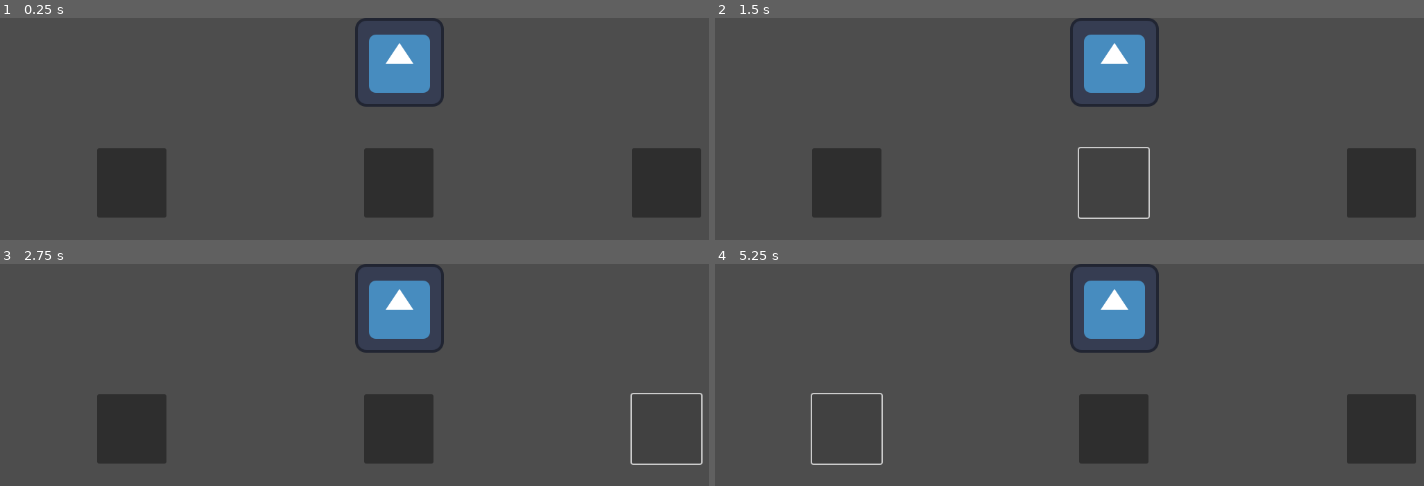
Above: before the commit, frames 1-4 (two rows, left to right).
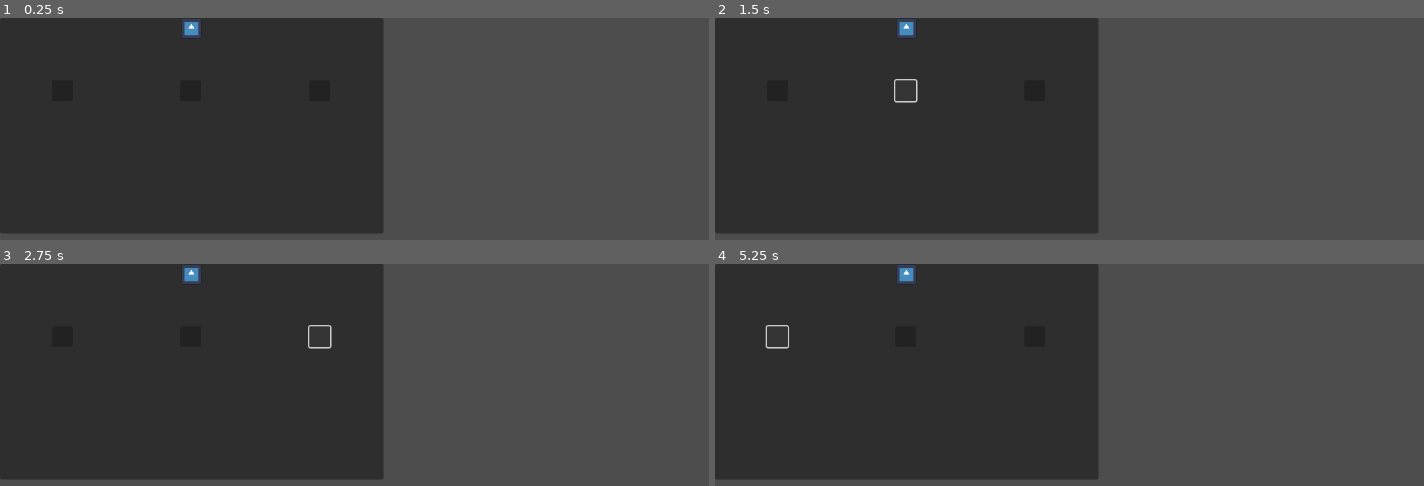
Above: after the commit, the same moments.

Repository: Nasghul101/QuizBattles
Game: Godot game, scene res://scenes/ui/components/result_component.tscn
The game is run twice, just before and just after one commit, with the same random seed, the same clock (stepped at 60 frames per second) and the same inputs. Before the commit the project has no main scene; this scene is started directly in both runs. The engine's default icon, where the game draws it, is replaced by a stand-in: a white triangle on a blue panel in a dark square.
Inputs (mouse positions are in pixels of both pictures, inside the frame that each line leads up to; where the layout moved, square brackets give the same spot in the first picture):
- Up to frame 1 (0.25 s): no input
- Up to frame 2 (1.5 s): click (778, 91) [849, 182] at 0.5 s; click (906, 91) [1112, 182] at 1.25 s
- Up to frame 3 (2.75 s): click (319, 337) [666, 428] at 2 s
- Up to frame 4 (5.25 s): click (778, 337) [849, 428] at 2.75 s; click (906, 337) [1112, 428] at 3.5 s; click (1034, 337) [1381, 428] at 4.25 s; click (778, 337) [849, 428] at 5 s

The runs differ from the first frame. In frame 1, 55% of the frame differs, in the area x 0-99%, y 0-97%; in frame 2, 53%; in frame 3, 52%; in frame 4, 55%.
Error in both runs: Out of bounds get index '0' (on base: 'Array') (res://scenes/ui/components/result_component.gd:109)

Commit message:
setup screen and gameplay screen creation and proposal

Diff:
--- a/project.godot
+++ b/project.godot
@@ -11,5 +11,6 @@
 [application]
 
 config/name="quizduell"
+run/main_scene="uid://mhewb3r1p5f0"
 config/features=PackedStringArray("4.5", "Forward Plus")
 config/icon="res://icon.svg"
--- a/scenes/ui/components/result_component.gd
+++ b/scenes/ui/components/result_component.gd
@@ -1,4 +1,4 @@
-extends Control
+extends PanelContainer
 ## Result component for displaying round outcomes
 ##
 ## A reusable UI component that displays a category summary with answer outcomes
--- a/scenes/ui/components/result_component.tscn
+++ b/scenes/ui/components/result_component.tscn
@@ -3,50 +3,48 @@
 [ext_resource type="Texture2D" uid="uid://pv35sp2h3w1p" path="res://icon.svg" id="1_i2ipg"]
 [ext_resource type="Script" uid="uid://cefdono8km11m" path="res://scenes/ui/components/result_component.gd" id="1_script"]
 
-[node name="ResultComponent" type="Control"]
-layout_mode = 3
-anchors_preset = 15
-anchor_right = 1.0
-anchor_bottom = 1.0
+[node name="ResultComponent" type="PanelContainer"]
+anchors_preset = -1
+anchor_right = 0.48000002
+anchor_bottom = 0.48000002
+offset_right = -0.07110596
+offset_bottom = -0.040008545
 grow_horizontal = 2
 grow_vertical = 2
 script = ExtResource("1_script")
+metadata/_edit_use_anchors_ = true
 
 [node name="VBoxContainer" type="VBoxContainer" parent="."]
-layout_mode = 1
-anchors_preset = 15
-anchor_right = 1.0
-anchor_bottom = 1.0
-grow_horizontal = 2
-grow_vertical = 2
+layout_mode = 2
 theme_override_constants/separation = 60
 
 [node name="CategorySymbol" type="TextureRect" parent="VBoxContainer"]
 unique_name_in_owner = true
-custom_minimum_size = Vector2(100, 100)
+custom_minimum_size = Vector2(30, 30)
 layout_mode = 2
 size_flags_horizontal = 4
 size_flags_vertical = 0
 texture = ExtResource("1_i2ipg")
+expand_mode = 1
 
 [node name="AnswerButtonContainer" type="HBoxContainer" parent="VBoxContainer"]
 unique_name_in_owner = true
 layout_mode = 2
 
 [node name="AnswerButton1" type="Button" parent="VBoxContainer/AnswerButtonContainer"]
-custom_minimum_size = Vector2(100, 100)
+custom_minimum_size = Vector2(30, 30)
 layout_mode = 2
 size_flags_horizontal = 6
 size_flags_vertical = 4
 
 [node name="AnswerButton2" type="Button" parent="VBoxContainer/AnswerButtonContainer"]
-custom_minimum_size = Vector2(100, 100)
+custom_minimum_size = Vector2(30, 30)
 layout_mode = 2
 size_flags_horizontal = 6
 size_flags_vertical = 4
 
 [node name="AnswerButton3" type="Button" parent="VBoxContainer/AnswerButtonContainer"]
-custom_minimum_size = Vector2(100, 100)
+custom_minimum_size = Vector2(30, 30)
 layout_mode = 2
 size_flags_horizontal = 6
 size_flags_vertical = 4
--- /dev/null
+++ b/scenes/ui/gameplay_screen.tscn
@@ -0,0 +1,9 @@
+[gd_scene format=3 uid="uid://ctegsm4qv7ren"]
+
+[node name="GameplayScreen" type="Control"]
+layout_mode = 3
+anchors_preset = 15
+anchor_right = 1.0
+anchor_bottom = 1.0
+grow_horizontal = 2
+grow_vertical = 2
--- /dev/null
+++ b/scenes/ui/result_screen.tscn
@@ -0,0 +1,98 @@
+[gd_scene load_steps=2 format=3 uid="uid://b1e44akqxjl"]
+
+[ext_resource type="PackedScene" uid="uid://cx7jsysa3rfi4" path="res://scenes/ui/components/result_component.tscn" id="1_3ubwy"]
+
+[node name="ResultScreen" type="Control"]
+layout_mode = 3
+anchors_preset = 15
+anchor_right = 1.0
+anchor_bottom = 1.0
+grow_horizontal = 2
+grow_vertical = 2
+
+[node name="MarginContainer" type="MarginContainer" parent="."]
+layout_mode = 1
+anchors_preset = 15
+anchor_right = 1.0
+anchor_bottom = 1.0
+grow_horizontal = 2
+grow_vertical = 2
+theme_override_constants/margin_top = 30
+theme_override_constants/margin_bottom = 30
+
+[node name="HBoxContainer" type="HBoxContainer" parent="MarginContainer"]
+layout_mode = 2
+theme_override_constants/separation = 64
+alignment = 1
+
+[node name="VBoxContainer" type="VBoxContainer" parent="MarginContainer/HBoxContainer"]
+layout_mode = 2
+alignment = 1
+
+[node name="ResultL1" parent="MarginContainer/HBoxContainer/VBoxContainer" instance=ExtResource("1_3ubwy")]
+custom_minimum_size = Vector2(100, 100)
+layout_mode = 2
+size_flags_horizontal = 0
+size_flags_vertical = 6
+
+[node name="ResultL2" parent="MarginContainer/HBoxContainer/VBoxContainer" instance=ExtResource("1_3ubwy")]
+custom_minimum_size = Vector2(100, 100)
+layout_mode = 2
+size_flags_horizontal = 0
+size_flags_vertical = 6
+
+[node name="ResultL3" parent="MarginContainer/HBoxContainer/VBoxContainer" instance=ExtResource("1_3ubwy")]
+custom_minimum_size = Vector2(100, 100)
+layout_mode = 2
+size_flags_horizontal = 0
+size_flags_vertical = 6
+
+[node name="ResultL4" parent="MarginContainer/HBoxContainer/VBoxContainer" instance=ExtResource("1_3ubwy")]
+custom_minimum_size = Vector2(100, 100)
+layout_mode = 2
+size_flags_horizontal = 0
+size_flags_vertical = 6
+
+[node name="ResultL5" parent="MarginContainer/HBoxContainer/VBoxContainer" instance=ExtResource("1_3ubwy")]
+custom_minimum_size = Vector2(100, 100)
+layout_mode = 2
+size_flags_horizontal = 0
+size_flags_vertical = 6
+
+[node name="Label" type="Label" parent="MarginContainer/HBoxContainer"]
+layout_mode = 2
+size_flags_vertical = 0
+text = "Results"
+
+[node name="VBoxContainer2" type="VBoxContainer" parent="MarginContainer/HBoxContainer"]
+layout_mode = 2
+
+[node name="ResultR1" parent="MarginContainer/HBoxContainer/VBoxContainer2" instance=ExtResource("1_3ubwy")]
+custom_minimum_size = Vector2(100, 100)
+layout_mode = 2
+size_flags_horizontal = 0
+size_flags_vertical = 6
+
+[node name="ResultR2" parent="MarginContainer/HBoxContainer/VBoxContainer2" instance=ExtResource("1_3ubwy")]
+custom_minimum_size = Vector2(100, 100)
+layout_mode = 2
+size_flags_horizontal = 0
+size_flags_vertical = 6
+
+[node name="ResultR3" parent="MarginContainer/HBoxContainer/VBoxContainer2" instance=ExtResource("1_3ubwy")]
+custom_minimum_size = Vector2(100, 100)
+layout_mode = 2
+size_flags_horizontal = 0
+size_flags_vertical = 6
+
+[node name="ResultR4" parent="MarginContainer/HBoxContainer/VBoxContainer2" instance=ExtResource("1_3ubwy")]
+custom_minimum_size = Vector2(100, 100)
+layout_mode = 2
+size_flags_horizontal = 0
+size_flags_vertical = 6
+
+[node name="ResultR5" parent="MarginContainer/HBoxContainer/VBoxContainer2" instance=ExtResource("1_3ubwy")]
+custom_minimum_size = Vector2(100, 100)
+layout_mode = 2
+size_flags_horizontal = 0
+size_flags_vertical = 6
--- /dev/null
+++ b/scenes/ui/setup_screen.tscn
@@ -0,0 +1,93 @@
+[gd_scene format=3 uid="uid://mhewb3r1p5f0"]
+
+[node name="SetupScreen" type="Control"]
+layout_mode = 3
+anchors_preset = 15
+anchor_right = 1.0
+anchor_bottom = 1.0
+grow_horizontal = 2
+grow_vertical = 2
+
+[node name="VBoxContainer" type="VBoxContainer" parent="."]
+layout_mode = 1
+anchors_preset = 15
+anchor_right = 1.0
+anchor_bottom = 1.0
+grow_horizontal = 2
+grow_vertical = 2
+theme_override_constants/separation = 30
+
+[node name="Label" type="Label" parent="VBoxContainer"]
+layout_mode = 2
+theme_override_font_sizes/font_size = 36
+text = "Game Options"
+horizontal_alignment = 1
+vertical_alignment = 1
+
+[node name="MarginContainer" type="MarginContainer" parent="VBoxContainer"]
+layout_mode = 2
+theme_override_constants/margin_left = 10
+theme_override_constants/margin_right = 10
+
+[node name="HBoxContainer" type="HBoxContainer" parent="VBoxContainer/MarginContainer"]
+layout_mode = 2
+theme_override_constants/separation = 100
+
+[node name="NumberOfRounds" type="Label" parent="VBoxContainer/MarginContainer/HBoxContainer"]
+layout_mode = 2
+size_flags_horizontal = 8
+text = "Number of Rounds:"
+vertical_alignment = 1
+
+[node name="HSlider" type="HSlider" parent="VBoxContainer/MarginContainer/HBoxContainer"]
+custom_minimum_size = Vector2(0, 30)
+layout_mode = 2
+size_flags_horizontal = 3
+size_flags_vertical = 1
+max_value = 6.0
+value = 5.0
+
+[node name="Amount" type="Label" parent="VBoxContainer/MarginContainer/HBoxContainer"]
+custom_minimum_size = Vector2(30, 30)
+layout_mode = 2
+size_flags_horizontal = 8
+horizontal_alignment = 2
+vertical_alignment = 1
+
+[node name="MarginContainer2" type="MarginContainer" parent="VBoxContainer"]
+layout_mode = 2
+theme_override_constants/margin_left = 10
+theme_override_constants/margin_right = 10
+
+[node name="HBoxContainer" type="HBoxContainer" parent="VBoxContainer/MarginContainer2"]
+layout_mode = 2
+theme_override_constants/separation = 80
+
+[node name="NumberOfQuestions" type="Label" parent="VBoxContainer/MarginContainer2/HBoxContainer"]
+custom_minimum_size = Vector2(30, 30)
+layout_mode = 2
+size_flags_horizontal = 8
+text = "Number of Questions:"
+vertical_alignment = 1
+
+[node name="HSlider" type="HSlider" parent="VBoxContainer/MarginContainer2/HBoxContainer"]
+custom_minimum_size = Vector2(0, 30)
+layout_mode = 2
+size_flags_horizontal = 3
+size_flags_vertical = 1
+max_value = 4.0
+value = 3.0
+
+[node name="Amount" type="Label" parent="VBoxContainer/MarginContainer2/HBoxContainer"]
+custom_minimum_size = Vector2(30, 30)
+layout_mode = 2
+size_flags_horizontal = 8
+horizontal_alignment = 2
+vertical_alignment = 1
+
+[node name="StartGameButton" type="Button" parent="VBoxContainer"]
+custom_minimum_size = Vector2(100, 50)
+layout_mode = 2
+size_flags_horizontal = 4
+size_flags_vertical = 8
+text = "Start Game"
Not shown, added: openspec/changes/add-game-setup-and-transition-logic/proposal.md
Not shown, added: openspec/changes/add-game-setup-and-transition-logic/specs/gameplay-screen-initialization/spec.md
Not shown, added: openspec/changes/add-game-setup-and-transition-logic/specs/scene-transition-manager/spec.md
Not shown, added: openspec/changes/add-game-setup-and-transition-logic/specs/setup-screen-logic/spec.md
Not shown, added: openspec/changes/add-game-setup-and-transition-logic/tasks.md
